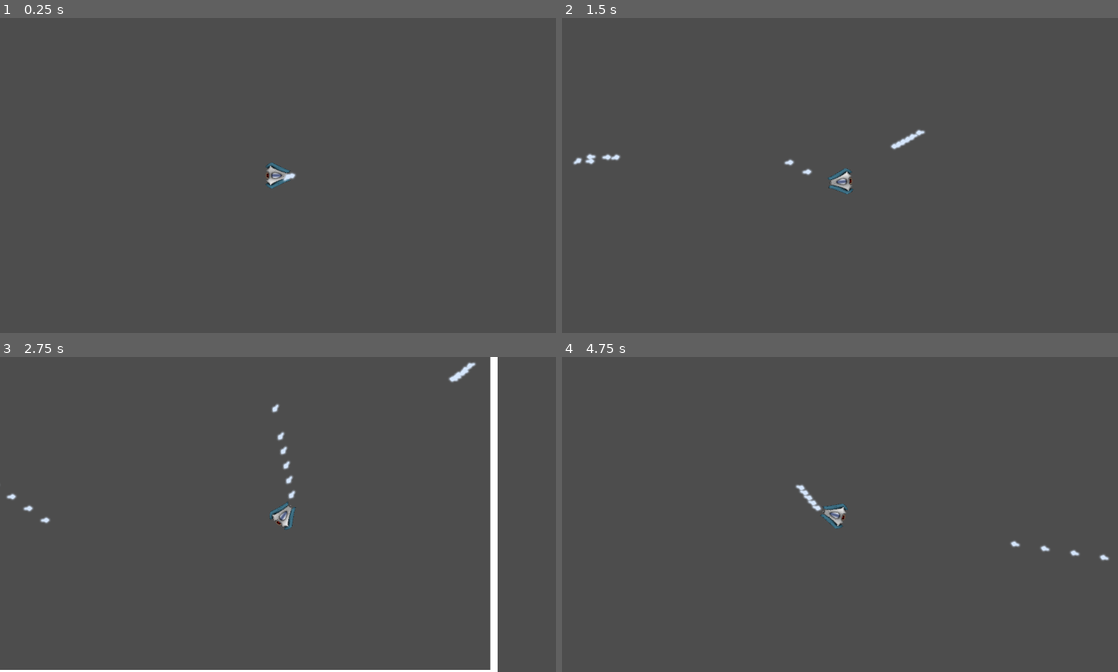
Above: before the commit, frames 1-4 (two rows, left to right).
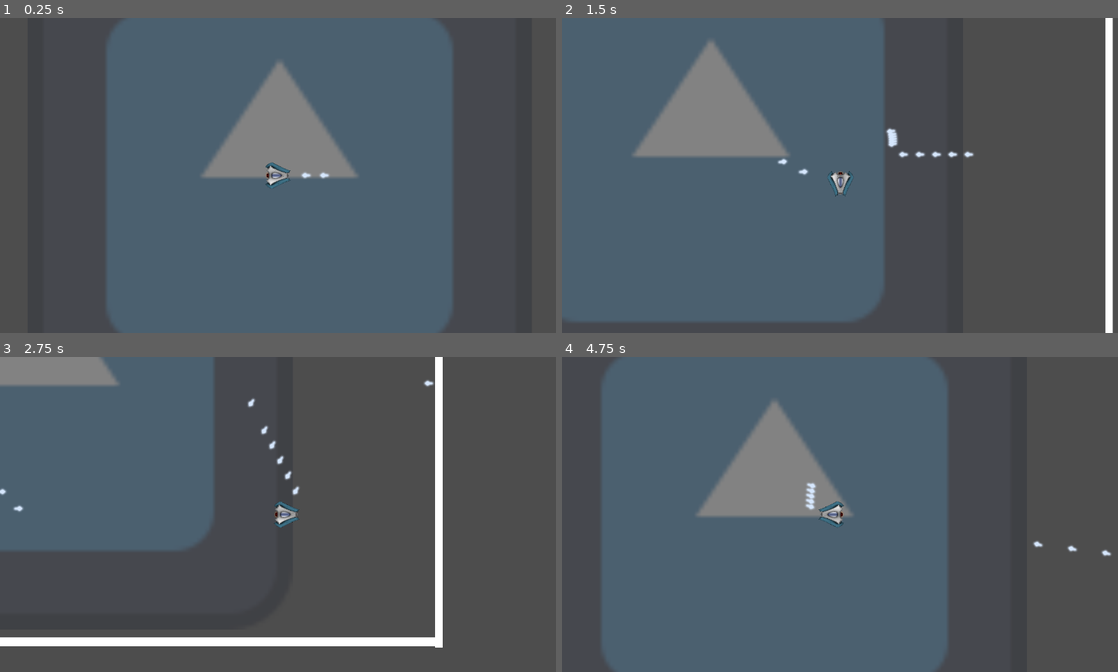
Above: after the commit, the same moments.

Repository: CristianVegara/GeometryWarsGodot
Game: Godot game, scene res://Scenes/GameLevel.tscn
Same seed, same stepped clock (60 frames per second), same inputs: the game is played once before the commit and once after it. The engine's default icon, where the game draws it, is replaced by a stand-in: a white triangle on a blue panel in a dark square.
Inputs (mouse positions are in pixels of both pictures, inside the frame that each line leads up to):
- Up to frame 1 (0.25 s): no input
- Up to frame 2 (1.5 s): move the mouse to (962, 159) at 0.52 s; hold D 0.53-1.28 s; click (962, 159) at 0.67 s; move the mouse to (728, 191) at 1.27 s; hold S from 1.28 s (still down); click (728, 191) at 1.42 s
- Up to frame 3 (2.75 s): move the mouse to (333, 445) at 2.02 s; release S at 2.03 s; hold D from 2.03 s (still down); click (333, 445) at 2.17 s
- Up to frame 4 (4.75 s): move the mouse to (812, 577) at 2.77 s; release D at 2.78 s; hold W 2.78-3.53 s; click (812, 577) at 2.92 s; move the mouse to (1006, 561) at 3.52 s; hold A from 3.53 s (still down); click (1006, 561) at 3.67 s; move the mouse to (673, 467) at 4.27 s; click (673, 467) at 4.42 s

The runs differ from the first frame. In frame 1, 61% of the frame differs, in the area x 19-82%, y 0-100%; in frame 2, 57%; in frame 3, 30%; in frame 4, 62%, in the area x 7-99%, y 0-100%.

Commit message:
Player movement and collisions fixed. Projectiles despawn on area enter

Diff:
--- /dev/null
+++ b/Prefabs/Player.tscn
@@ -0,0 +1,51 @@
+[gd_scene load_steps=5 format=3 uid="uid://cfxe2aaigorpf"]
+
+[ext_resource type="Script" path="res://Scripts/PlayerController.gd" id="1_rb7ic"]
+[ext_resource type="Texture2D" uid="uid://c6yawqmuniw5u" path="res://Sprites/Ship.png" id="2_7rvgm"]
+
+[sub_resource type="CircleShape2D" id="CircleShape2D_c5sdk"]
+radius = 53.6323
+
+[sub_resource type="CircleShape2D" id="CircleShape2D_sax5f"]
+radius = 12.1161
+
+[node name="Player" type="RigidBody2D"]
+position = Vector2(550, 300)
+lock_rotation = true
+script = ExtResource("1_rb7ic")
+
+[node name="Area2D" type="Area2D" parent="."]
+position = Vector2(-6.10352e-05, 0)
+scale = Vector2(1, 1)
+
+[node name="CollisionShape2D" type="CollisionShape2D" parent="Area2D"]
+position = Vector2(-3.595, 0)
+shape = SubResource("CircleShape2D_c5sdk")
+
+[node name="CollisionShape2D" type="CollisionShape2D" parent="."]
+position = Vector2(-3.595, 0)
+scale = Vector2(3.88, 3.88)
+shape = SubResource("CircleShape2D_sax5f")
+
+[node name="ProjectileSpawn" type="Node2D" parent="."]
+
+[node name="ProjectileSpawnPoint" type="Node2D" parent="ProjectileSpawn"]
+position = Vector2(80, 0)
+
+[node name="Sprite2D" type="Sprite2D" parent="."]
+texture_filter = 1
+scale = Vector2(0.2, 0.2)
+texture = ExtResource("2_7rvgm")
+
+[node name="Timer" type="Timer" parent="."]
+process_callback = 0
+wait_time = 0.1
+autostart = true
+
+[node name="Camera2D" type="Camera2D" parent="."]
+zoom = Vector2(0.6, 0.6)
+position_smoothing_enabled = true
+position_smoothing_speed = 15.0
+
+[connection signal="body_entered" from="Area2D" to="." method="_on_area_2d_body_entered"]
+[connection signal="timeout" from="Timer" to="." method="_on_timer_timeout"]
--- a/Prefabs/PlayerController.tscn
+++ /dev/null
@@ -1,35 +0,0 @@
-[gd_scene load_steps=3 format=3 uid="uid://cfxe2aaigorpf"]
-
-[ext_resource type="Script" path="res://Scripts/PlayerController.gd" id="1_rb7ic"]
-[ext_resource type="Texture2D" uid="uid://c6yawqmuniw5u" path="res://Sprites/Ship.png" id="2_7rvgm"]
-
-[node name="Player" type="RigidBody2D"]
-position = Vector2(550, 300)
-script = ExtResource("1_rb7ic")
-
-[node name="Sprite2D" type="Sprite2D" parent="."]
-texture_filter = 1
-rotation = 1.5708
-scale = Vector2(0.2, 0.2)
-texture = ExtResource("2_7rvgm")
-
-[node name="CollisionPolygon2D" type="CollisionPolygon2D" parent="."]
-rotation = 1.5708
-scale = Vector2(0.2, 0.2)
-polygon = PackedVector2Array(-95.0009, -245, -40.0007, -210, 39.9993, -210, 99.9991, -245, 150, -100, 255, 104.999, 220.001, 199.999, 165.001, 239.999, 100.001, 225, -94.9991, 225, -159.999, 245, -229.999, 175.001, -250, 105.001, -145, -99.9995)
-
-[node name="ProjectileSpawnPoint" type="Node2D" parent="."]
-position = Vector2(65, 0)
-
-[node name="Timer" type="Timer" parent="."]
-process_callback = 0
-wait_time = 0.1
-autostart = true
-
-[node name="Camera2D" type="Camera2D" parent="."]
-zoom = Vector2(0.6, 0.6)
-position_smoothing_enabled = true
-position_smoothing_speed = 15.0
-
-[connection signal="body_entered" from="." to="." method="_on_body_entered"]
-[connection signal="timeout" from="Timer" to="." method="_on_timer_timeout"]
--- a/Prefabs/Projectile.tscn
+++ b/Prefabs/Projectile.tscn
@@ -1,14 +1,19 @@
-[gd_scene load_steps=3 format=3 uid="uid://v5c11fmigwre"]
+[gd_scene load_steps=4 format=3 uid="uid://v5c11fmigwre"]
 
 [ext_resource type="Script" path="res://Scripts/Projectile.gd" id="1_w6527"]
 [ext_resource type="Texture2D" uid="uid://8e8eyi3h47hh" path="res://Sprites/Projectile.png" id="2_0m7eo"]
 
+[sub_resource type="CapsuleShape2D" id="CapsuleShape2D_chlvh"]
+
 [node name="Projectile" type="RigidBody2D"]
 script = ExtResource("1_w6527")
 
-[node name="CollisionPolygon2D" type="CollisionPolygon2D" parent="."]
-position = Vector2(3.225, 0)
-polygon = PackedVector2Array(-3, -7, 16, 0, -3, 7, -14, 0)
+[node name="Area2D" type="Area2D" parent="."]
+
+[node name="CollisionShape2D" type="CollisionShape2D" parent="Area2D"]
+position = Vector2(4.725, 0)
+scale = Vector2(1.465, 0.495)
+shape = SubResource("CapsuleShape2D_chlvh")
 
 [node name="Sprite2D" type="Sprite2D" parent="."]
 position = Vector2(3.225, 0)
@@ -18,5 +23,5 @@
 wait_time = 10.0
 autostart = true
 
-[connection signal="body_entered" from="." to="." method="_on_body_entered"]
+[connection signal="body_shape_entered" from="Area2D" to="." method="_on_area_2d_body_shape_entered"]
 [connection signal="timeout" from="Timer" to="." method="_on_timer_timeout"]
--- a/Scenes/GameLevel.tscn
+++ b/Scenes/GameLevel.tscn
@@ -1,6 +1,7 @@
-[gd_scene load_steps=4 format=3 uid="uid://c3tenkt8vcyav"]
+[gd_scene load_steps=5 format=3 uid="uid://c3tenkt8vcyav"]
 
-[ext_resource type="PackedScene" uid="uid://cfxe2aaigorpf" path="res://Prefabs/PlayerController.tscn" id="1_2s7og"]
+[ext_resource type="PackedScene" uid="uid://cfxe2aaigorpf" path="res://Prefabs/Player.tscn" id="1_2s7og"]
+[ext_resource type="Texture2D" uid="uid://b5dtyquqcdeit" path="res://Sprites/icon.svg" id="1_oj88y"]
 
 [sub_resource type="RectangleShape2D" id="RectangleShape2D_lrngr"]
 size = Vector2(3040, 33.875)
@@ -9,6 +10,12 @@
 size = Vector2(27.875, 2043)
 
 [node name="Level" type="Node"]
+
+[node name="Sprite2D" type="Sprite2D" parent="."]
+modulate = Color(1, 1, 1, 0.301961)
+position = Vector2(556, 278)
+scale = Vector2(15, 15)
+texture = ExtResource("1_oj88y")
 
 [node name="Player" parent="." instance=ExtResource("1_2s7og")]
 
--- a/Scripts/PlayerController.gd
+++ b/Scripts/PlayerController.gd
@@ -1,57 +1,70 @@
 extends RigidBody2D
 
-const SPEED = 500
-var move = Vector2.ZERO
-var targetDirection: Vector2
-
-var projectile_spawn_point: Vector2
-var projectileScene: PackedScene
+const SPEED = 10000
+var speed_multiplier = 4
+var direction = Vector2.ZERO
+var previous_position: Vector2
+var projectile_scene: PackedScene
 
 
 func _ready():
-	projectileScene = preload("res://Prefabs/Projectile.tscn")
+	projectile_scene = preload("res://Prefabs/Projectile.tscn")
+	set_previous_position()
 
 
 func _process(delta):
 	# Rotate player
-	face_mouse_direction()
+	shoot_in_mouse_direction()
 
 	# Input detection and movement
-	move = key_detection()
-	player_movement(move, delta)
+	direction = key_detection()
+	player_movement(direction, delta)
+	# Rotate sprite to face movement direction
+	player_sprite_face_forward()
+
+	set_previous_position()
 
 
 func key_detection():
-	move = Vector2.ZERO
+	direction = Vector2.ZERO
 
 	if Input.is_key_pressed(KEY_W):
-		move.y -= 1
+		direction.y -= 1
 	if Input.is_key_pressed(KEY_S):
-		move.y += 1
+		direction.y += 1
 	if Input.is_key_pressed(KEY_A):
-		move.x -= 1
+		direction.x -= 1
 	if Input.is_key_pressed(KEY_D):
-		move.x += 1
+		direction.x += 1
 
-	return move
+	return direction
 
 
-func player_movement(move_direction, delta):
-	global_position += move_direction.normalized() * SPEED * delta
+func player_movement(direction_direction, delta):
+	set_linear_velocity(direction_direction.normalized() * SPEED * delta * speed_multiplier)
 
 
-func face_mouse_direction():
-	targetDirection = get_global_mouse_position()
-	look_at(targetDirection)
+func player_sprite_face_forward():
+	if previous_position != global_position:
+		$Sprite2D.look_at(Tools.vector_direction(previous_position, global_position))
+
+
+func shoot_in_mouse_direction():
+	var targetDirection = get_global_mouse_position()
+	$ProjectileSpawn.look_at(targetDirection)
+
+
+func set_previous_position():
+	previous_position = global_position
 
 
 func _on_timer_timeout():
 	if not Input.is_mouse_button_pressed(MOUSE_BUTTON_LEFT):
-		var newInstance = projectileScene.instantiate()
-		newInstance.global_position = $ProjectileSpawnPoint.global_position
-		get_parent().add_child(newInstance)
+		var new_instance = projectile_scene.instantiate()
+		new_instance.global_position = $ProjectileSpawn/ProjectileSpawnPoint.global_position
+		# Sets projectiles as children of root node
+		$"..".add_child(new_instance)
 
 
-func _on_body_entered(_area):
-	print('player collided')
-	pass
+func _on_area_2d_body_entered(body):
+	print('Player collided with ', body.name)
--- a/Scripts/Projectile.gd
+++ b/Scripts/Projectile.gd
@@ -1,24 +1,25 @@
 extends RigidBody2D
 
-var targetDirection: Vector2
+var target_direction: Vector2
 var speed = 700
 
 func _ready():
-	# Get mouse position in screen and set it as the target
-	targetDirection = get_global_mouse_position()
-	look_at(targetDirection)
+	# Calculates the direction in which bullets will look at taking the opposite direction from spawn to center
+	var b_pos = $".."/Player/ProjectileSpawn/ProjectileSpawnPoint.global_position
+	var a_pos = $".."/Player/ProjectileSpawn.global_position
+	target_direction = Tools.vector_direction(a_pos, b_pos)
+	look_at(target_direction)
 
 	# Calculate the direction vector towards the target
-	var direction = (targetDirection - position).normalized()
+	var direction = (target_direction - position).normalized()
 
 	# Calculate the velocity by multiplying the direction vector by the speed
 	linear_velocity = direction * speed
 
 
-func _on_body_entered():
-	print('collision')
+func _on_timer_timeout():
 	queue_free()
 
 
-func _on_timer_timeout():
+func _on_area_2d_body_shape_entered(body_rid, body, body_shape_index, local_shape_index):
 	queue_free()
--- /dev/null
+++ b/Scripts/Tools.gd
@@ -0,0 +1,4 @@
+class_name Tools
+
+static func vector_direction( a:Vector2, b:Vector2 ):
+	return ( b - a ) + b
Binary file changed: Sprites/Ship.png
